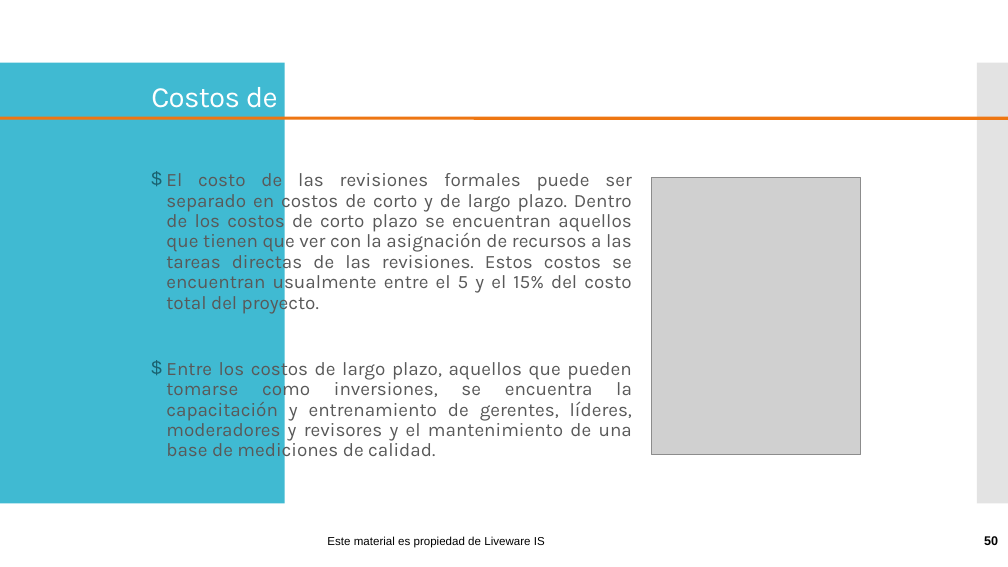
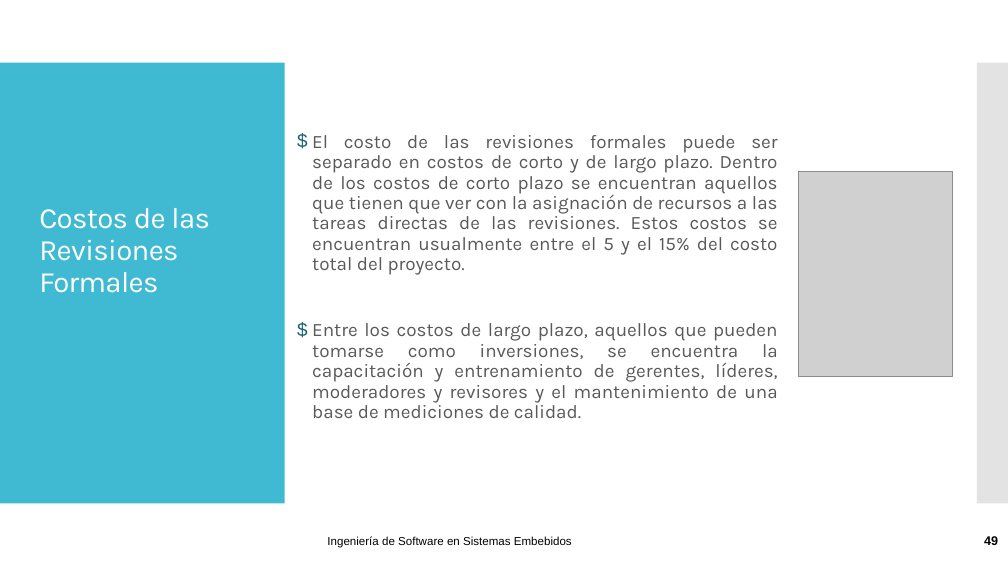
Before and after one commit to vvalotto/IS-en-Sistemas-Embebidos, a slide deck: slide 49 of 07 - IS - Calidad .pptx (slide 50 before the commit). Drawn at 1008x567 pixels with LibreOffice and Linux fonts; fonts in the diff are those of the drawing; grey boxes stand for pictures; background and template pictures are left out. Boxes give left, top, right and bottom in pixels: in the first picture for what was removed or moved away, otherwise in the second. Text is boxed around its words. In the diff, an @@ line names an element or a change of style, - is before the commit and + after.

```diff
--- a/07 - IS - Calidad .pptx
+++ b/07 - IS - Calidad .pptx
@@ line removed from (0, 118) to (1008, 118) @@
@@ text "El costo de las revisiones ..." rewrapped from (x1=166, y1=173, x2=632, y2=462) to (x1=312, y1=135, x2=778, y2=418) @@
@@ picture resized from (x1=652, y1=177, x2=861, y2=454) to (x1=799, y1=171, x2=953, y2=376) @@
@@ title "Costos de las Revisiones Formales" rewrapped from (x1=151, y1=80, x2=322, y2=114) to (x1=39, y1=208, x2=210, y2=293) @@
@@ text at (x1=327, y1=536, x2=572, y2=548): text changed @@
-Este material es propiedad de Liveware IS
+Ingeniería de Software en Sistemas Embebidos
@@ page number at (x1=984, y1=536, x2=998, y2=545): text changed @@
-50
+49
```
Also in this commit, not shown: 48 other slides changed, 1 slide added, 2 slides removed, 4 other files.
